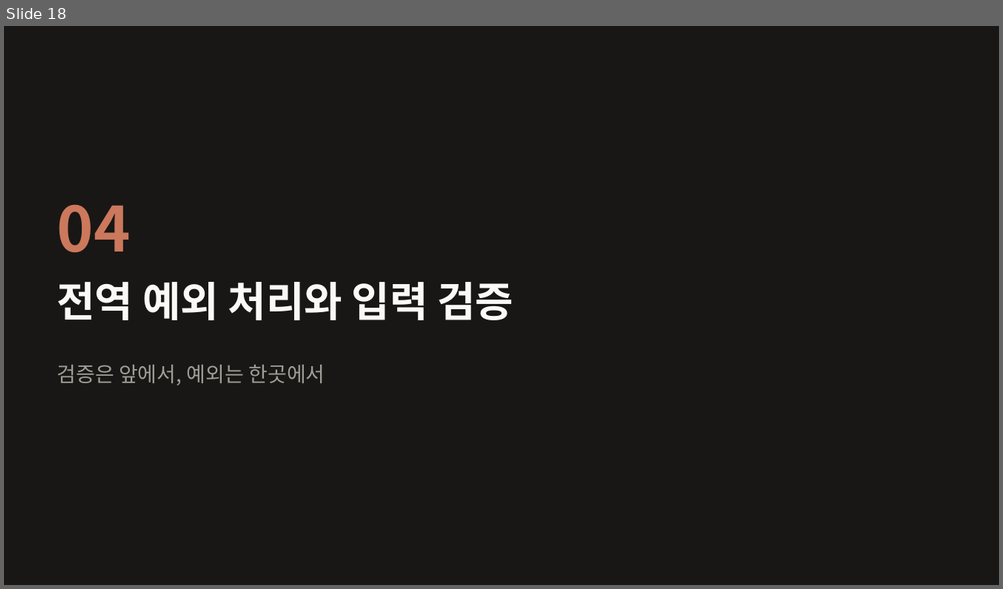
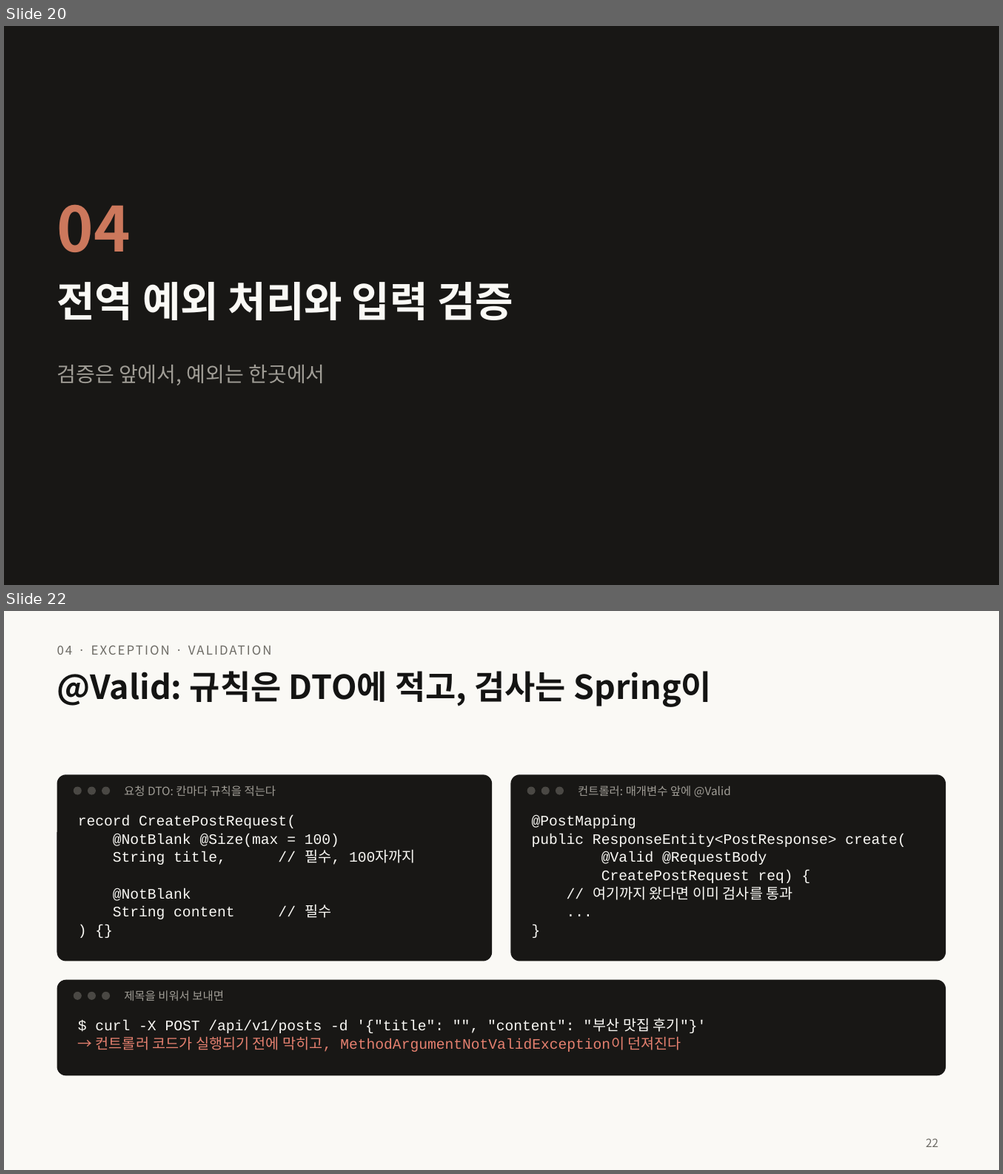
Before and after one commit to home-blog/docs-RESTful, a slide deck: 발표/RESTful-API-설계.pptx. Shown one above the other, each under a label of ours: slide 18 before the commit, slides 20 and 22 after it; the slides between them are not shown. The pictures are 1003x589 and 1003x1174 pixels, drawn with LibreOffice and Linux fonts; fonts in the diff are those of the drawing. Boxes give left, top, right and bottom in pixels: in the first picture for what was removed or moved away, otherwise in the second. Text is boxed around its words. In the diff, an @@ line names an element or a change of style, - is before the commit and + after.

```diff
--- a/발표/RESTful-API-설계.pptx
+++ b/발표/RESTful-API-설계.pptx
@@ slide 22 added at [4, 611, 999, 1170], background #FAF9F5 @@
@@ text added at [57, 642, 728, 665], 12 pt, text #6C6A64 @@
+04 · EXCEPTION · VALIDATION
@@ title added at [57, 671, 711, 707], 32 pt, text #141413, bold @@
+@Valid: 규칙은 DTO에 적고, 검사는 Spring이
@@ rounded rectangle added at [57, 775, 492, 962], fill #181715 @@
@@ ellipse added at [74, 787, 82, 795], fill #4A4844 @@
@@ ellipse added at [88, 787, 96, 795], fill #4A4844 @@
@@ ellipse added at [102, 787, 110, 795], fill #4A4844 @@
@@ text added at [124, 786, 276, 796], 11 pt, text #A09D96 @@
+요청 DTO: 칸마다 규칙을 적는다
@@ rounded rectangle added at [511, 775, 945, 962], fill #181715 @@
@@ ellipse added at [527, 787, 535, 795], fill #4A4844 @@
@@ ellipse added at [541, 787, 549, 795], fill #4A4844 @@
@@ ellipse added at [555, 787, 563, 795], fill #4A4844 @@
@@ text added at [578, 786, 731, 797], 11 pt, text #A09D96 @@
+컨트롤러: 매개변수 앞에 @Valid
@@ text added at [78, 815, 415, 920], 14 pt, text #FAF9F5 @@
+record CreatePostRequest(
+@NotBlank @Size(max = 100)
+String title, // 필수, 100자까지
+@NotBlank
+String content // 필수
+) {}
@@ text added at [532, 815, 905, 900], 14 pt, text #FAF9F5 @@
+@PostMapping
+public ResponseEntity<PostResponse> create(
+@Valid @RequestBody
+CreatePostRequest req) {
+// 여기까지 왔다면 이미 검사를 통과
+...
+}
@@ rounded rectangle added at [57, 980, 945, 1076], fill #181715 @@
@@ ellipse added at [74, 992, 82, 1000], fill #4A4844 @@
@@ ellipse added at [88, 992, 96, 1000], fill #4A4844 @@
@@ ellipse added at [102, 992, 110, 1000], fill #4A4844 @@
@@ text added at [124, 991, 224, 1001], 11 pt, text #A09D96 @@
+제목을 비워서 보내면
@@ text added at [95, 1018, 706, 1052], 14 pt, text #FAF9F5 @@
+$ curl -X POST /api/v1/posts -d '{"title": "", "content": "부산 맛집 후기"}'
+→ 컨트롤러 코드가 실행되기 전에 막히고, MethodArgumentNotValidException이 던져진다
@@ page number added at [925, 1139, 938, 1147], 11 pt, text #6C6A64 @@
+22
@@ what was slide 18 is now slide 20 @@
```
Also in this commit, not shown: 4 slides changed, 3 other slides added, 1 slide removed, 3 other files.
